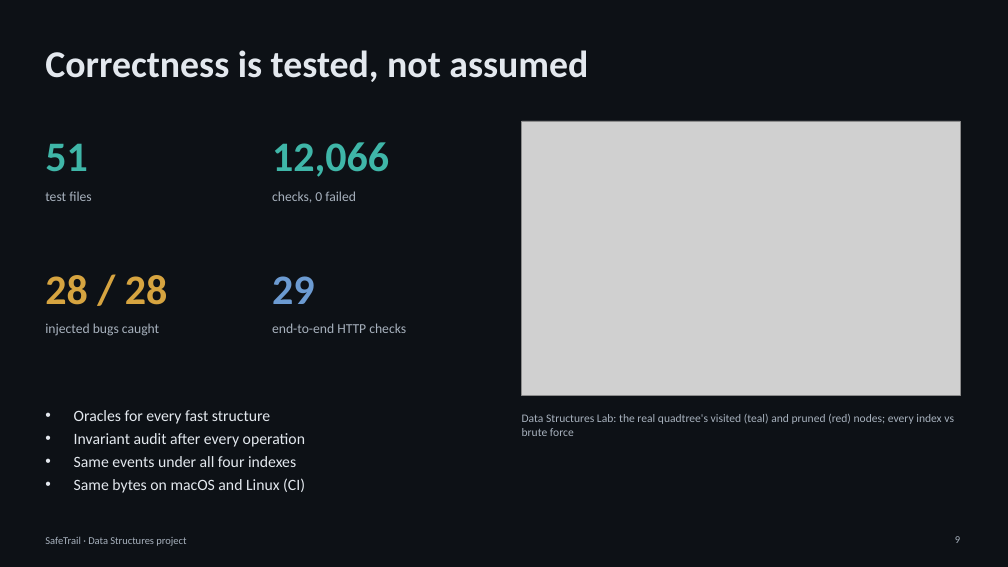
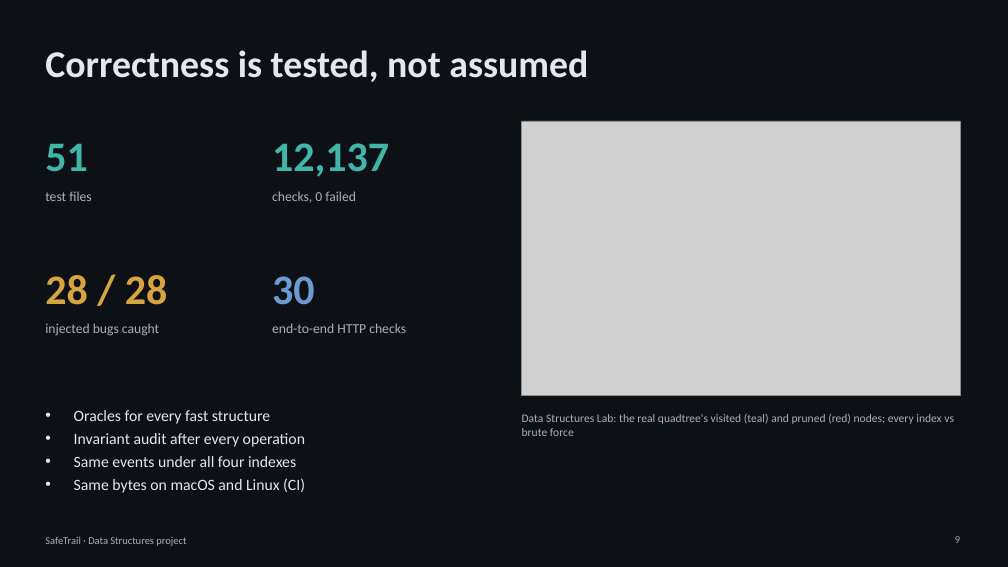
Before and after one commit to adivishall/safetrail, a slide deck: slide 9 of docs/final/SafeTrail_final_presentation.pptx. Drawn at 1008x567 pixels with LibreOffice and Linux fonts; fonts in the diff are those of the drawing; grey boxes stand for pictures. Boxes give left, top, right and bottom in pixels: in the first picture for what was removed or moved away, otherwise in the second. Text is boxed around its words. In the diff, an @@ line names an element or a change of style, - is before the commit and + after.

```diff
--- a/docs/final/SafeTrail_final_presentation.pptx
+++ b/docs/final/SafeTrail_final_presentation.pptx
@@ text at bbox=[272, 143, 389, 177]: text changed @@
-12,066
+12,137
@@ text at bbox=[272, 276, 315, 305]: text changed @@
-29
+30
```
Also in this commit, not shown: 2 other slides changed.
